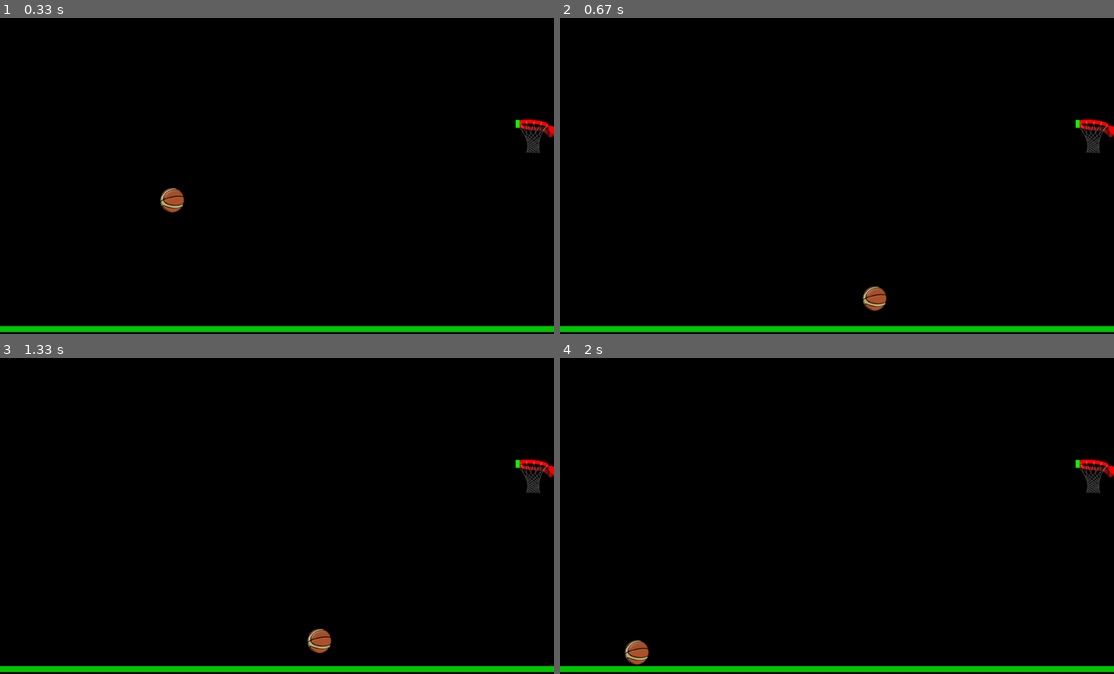
Above: before the commit, frames 1-4 (two rows, left to right).
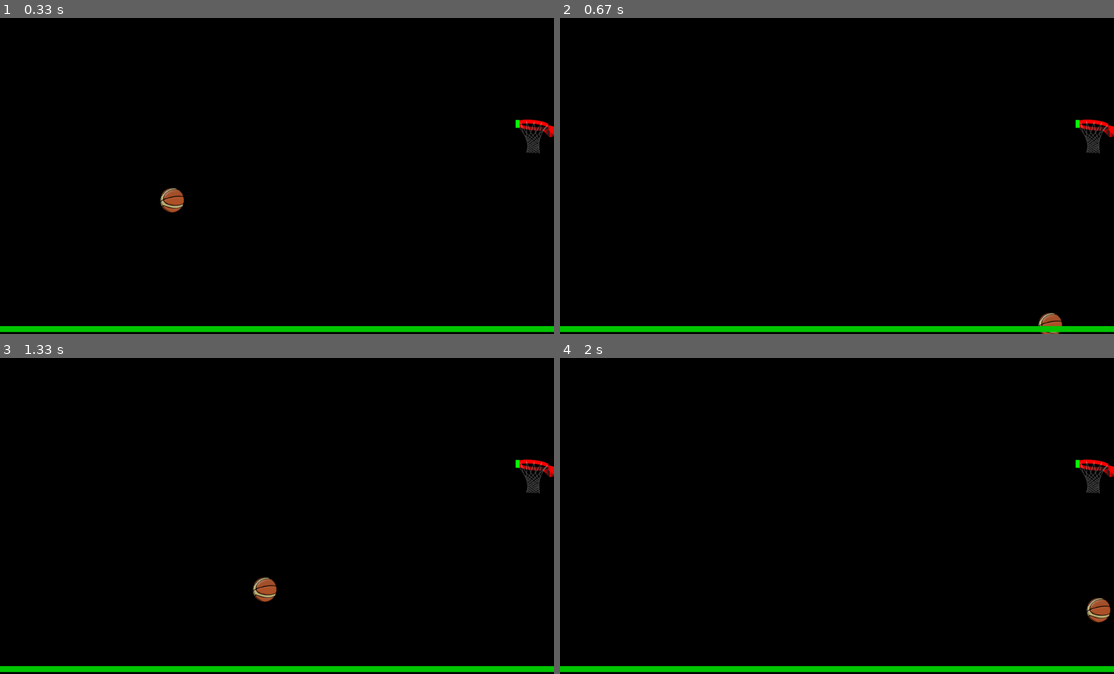
Above: after the commit, the same moments.

Repository: IGNITE-Pathways/Hoops
Game: pygame game, started from Pygame Hoops.py
Same seed, same stepped clock (60 frames per second), same inputs: the game is played once before the commit and once after it.
Inputs (mouse positions are in pixels of both pictures, inside the frame that each line leads up to):
- Up to frame 1 (0.33 s): no input
- Up to frame 2 (0.67 s): click (1014, 166) at 0.38 s
- Up to frame 3 (1.33 s): no input
- Up to frame 4 (2 s): no input

Frame 1 is identical in both runs. In frame 2, 0.4% of the frame differs, in the area x 54-91%, y 84-100%; in frame 3, 0.5%; in frame 4, 0.5%, in the area x 11-100%, y 75-98%.

Commit message:
working bounce and shot
we need to polish the ball's movements and shooting, and also need to implement a rolling/spinning animation for realism. more details can be added later

Diff:
--- a/Pygame Hoops.py
+++ b/Pygame Hoops.py
@@ -17,55 +17,59 @@
 hy=250
 ball_size=75
 shoot=False
-damp=0.8
-
+highdamp=0.8
+lowdamp=0.95
+bounces=0
 g=9.8
+def spin_ball(degree):
+    global ball
+    ball=pygame.transform.rotate(ball, degree)
 def get_path(ball_pos,vx,vy):
     path=[]
     vfx = 0
     vfy = 0
     height_gained=0
     #print("x",ball_pos[0],"y",ball_pos[1],"vx",vx,"vy",vy)
-    t=.2
+    t=.3
     while True:
         x = vx * t
         y = vy * t + (g * t * t * 0.5) + ball_pos[1]
         path.append((x+ball_pos[0],(y)))
         #print(x + ball_pos[0],y)
-        t+=0.2
+        t+=0.3
         height_gained = y-ball_pos[1]
-        if abs(vx)<2 or abs(vy)<2:
+        if abs(vx)<0.2 or abs(vy)<1:
             print("slowball")
             break
         elif (x + ball_pos[0] > screenWidth - ball_size/2) and vx>=0:
             #Hitting Right Wall
-            vfx = -vx*damp
+            vfx = -vx*highdamp
             vertex_x = ball_pos[0] - vx*(vy/g)
             vertex_y = screenHeight-(screenHeight - ball_pos[1])-((0.5*vy*vy)/g)
             if x + ball_pos[0] > vertex_x:
-                vfy = math.sqrt((vy*vy)+(2*g*height_gained))*damp
+                vfy = math.sqrt((vy*vy)+(2*g*height_gained))*lowdamp
             else:
-                vfy = -math.sqrt((vy*vy)+(2*g*height_gained))*damp
+                vfy = -math.sqrt((vy*vy)+(2*g*height_gained))*lowdamp
             break
         elif (x + ball_pos[0] < ball_size/2) and vx<0:
             #Hitting Left Wall
-            vfx = -vx*damp
+            vfx = -vx*highdamp
             vertex_x = ball_pos[0] - vx*(vy/g)
             vertex_y = screenHeight-(screenHeight - ball_pos[1])-((0.5*vy*vy)/g)
             if x + ball_pos[0] < vertex_x:
-                vfy = math.sqrt((vy*vy)+(2*g*height_gained))*damp
+                vfy = math.sqrt((vy*vy)+(2*g*height_gained))*lowdamp
             else:
-                vfy = -math.sqrt((vy*vy)+(2*g*height_gained))*damp
+                vfy = -math.sqrt((vy*vy)+(2*g*height_gained))*lowdamp
             break
         elif (y > screenHeight - ball_size/2 - 15):
             #Hitting Floor
-            vfx = vx*damp
-            vfy = -math.sqrt((vy*vy)+(2*g*height_gained))*damp
+            vfx = vx*lowdamp
+            vfy = -math.sqrt((vy*vy)+(2*g*height_gained))*highdamp
             break
         elif (y < ball_size/2) and vy<0:
             #Hitting Ceiling
-            vfx = vx*damp
-            vfy = math.sqrt((vy*vy)+(2*g*height_gained))*damp
+            vfx = vx*lowdamp
+            vfy = math.sqrt((vy*vy)+(2*g*height_gained))*highdamp
             break
     #print("vfx",vfx,"vfy",vfy,"height_gained",-height_gained)
     #print("x",x+ball_pos[0],"y",y,"vx",vx,"vy",vy)
@@ -101,9 +105,10 @@
 lastPos=(0,0)
 
 # Rsets the field given the ball position
-def reset_field(ball_pos):
+def reset_field(ball_pos,degree=0):
     screen.fill(black)
     pygame.Surface.set_colorkey (ball, [0,0,0])
+    spin_ball(degree)
     screen.blit(ball, (ball_pos[0], ball_pos[1]))
     pygame.Surface.set_colorkey (hoop, [0,0,0])
     screen.blit(hoop, (hx, hy))
@@ -113,12 +118,14 @@
 
 # Recursive function that bounces the ball off the walls
 def bounce_ball(start_pos, vx, vy):
+     global bounces
+     bounces+=1
      path, collision_point, vx, vy  = get_path(start_pos, vx, vy)
      if vx==0 or vy==0:
          print("speed is 0")
          return
      for a in path:
-        time.sleep(.01)
+        time.sleep(.02)
         reset_field((a[0]-round(ball_size/2),a[1]-round(ball_size/2)))
         pygame.display.update()
         rim = pygame.Rect(hx,hy+10,95,20)
@@ -160,7 +167,7 @@
                     screen.blit(ball, (bx, by))
                     path, collision_point, vx, vy  = calc_trajectory(lastPos)
                     for a in path:
-                        time.sleep(.01)
+                        time.sleep(.02)
                         reset_field((a[0]-round(ball_size/2),a[1]-round(ball_size/2)))
                         pygame.display.update()
                         rim = pygame.Rect(hx,hy+10,95,20)
